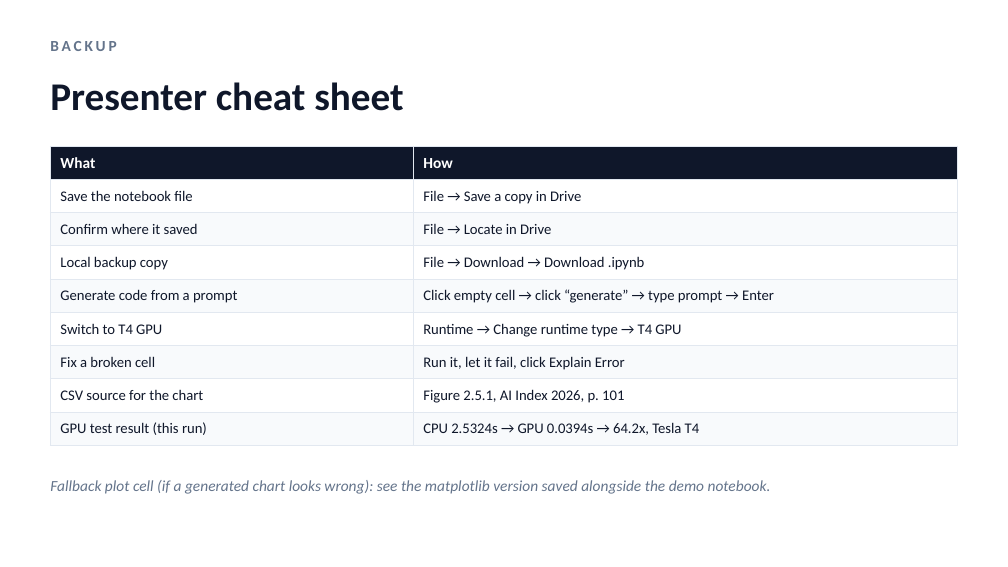
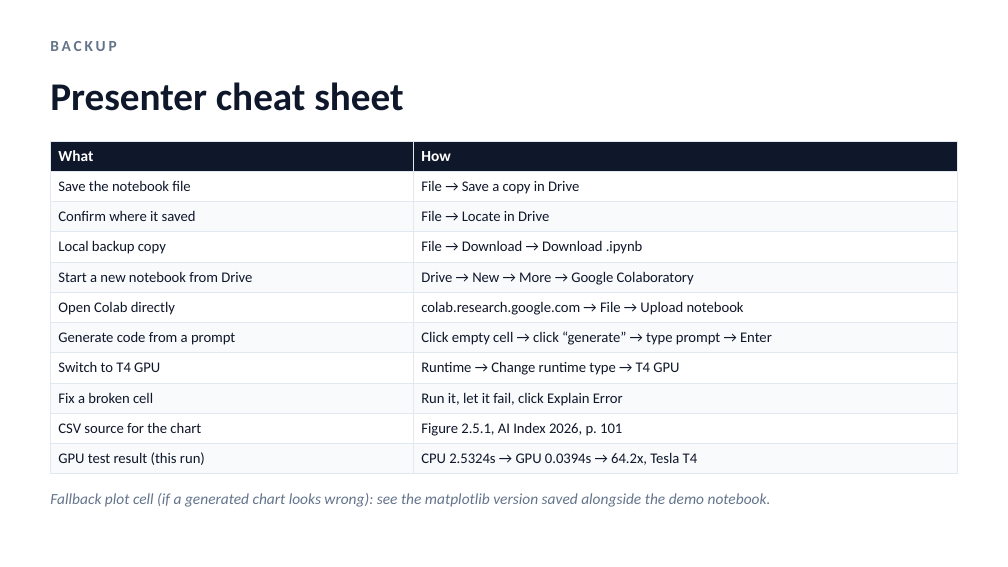
Before and after one commit to kuldeepjain1920/notebook-colab-demo, a slide deck: slide 11 of decks/colab_demo.pptx. Drawn at 1008x567 pixels with LibreOffice and Linux fonts; fonts in the diff are those of the drawing. Boxes give left, top, right and bottom in pixels: in the first picture for what was removed or moved away, otherwise in the second. Text is boxed around its words. In the diff, an @@ line names an element or a change of style, - is before the commit and + after.

```diff
--- a/decks/colab_demo.pptx
+++ b/decks/colab_demo.pptx
@@ table at (50,141,958,469) @@
+row 5: Start a new notebook from Drive | Drive → New → More → Google Colaboratory
+row 6: Open Colab directly | colab.research.google.com → File → Upload notebook
@@ table: place and size @@
-table at (50,146,958,439)
+table at (50,141,958,469)
@@ text "Fallback plot cell (if a ...": place and size @@
-text "Fallback plot cell (if a ..." at (50,480,771,494)
+text "Fallback plot cell (if a ..." at (50,493,771,507)
```
